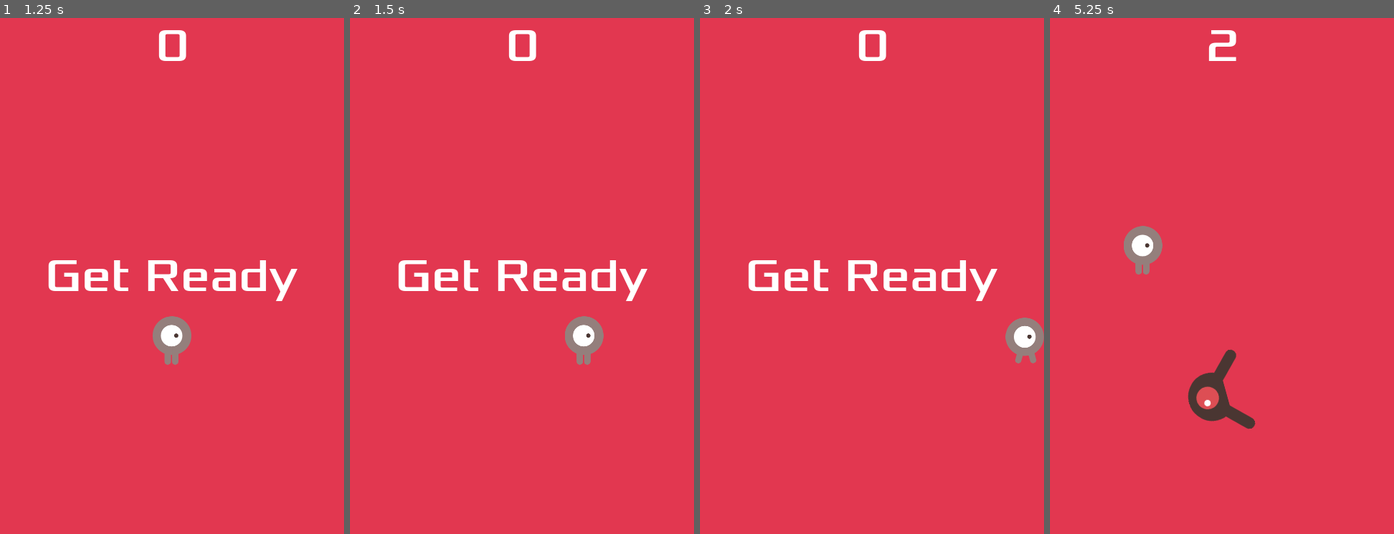
Above: before the commit, frames 1-4 (left to right).
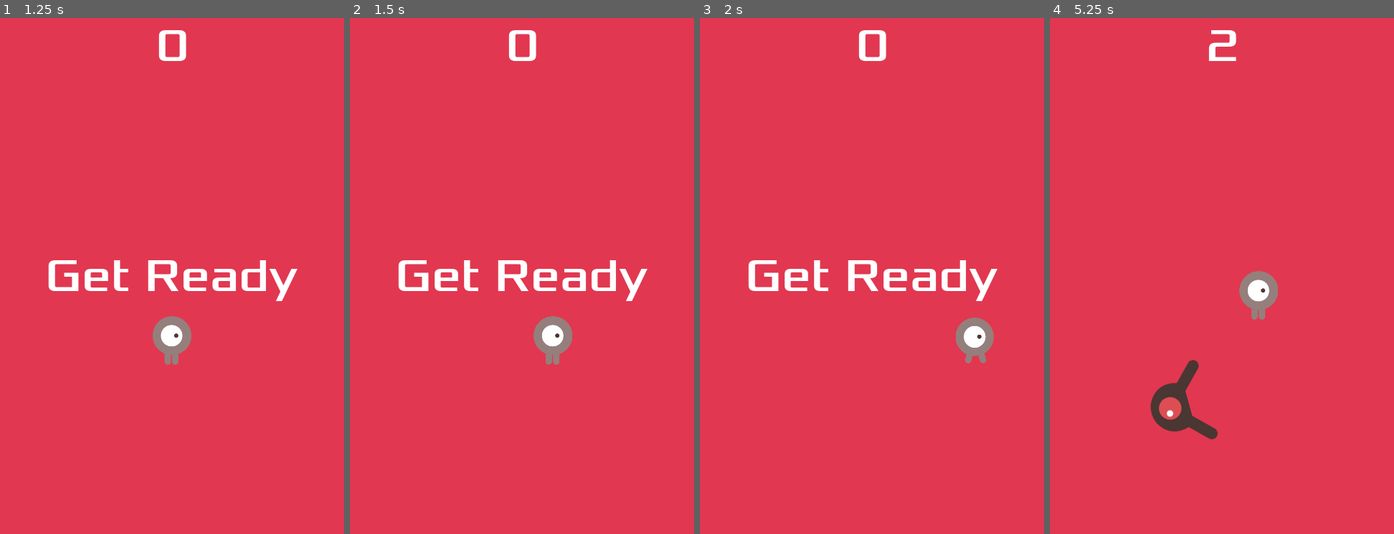
Above: after the commit, the same moments.

Repository: SantiagoLocatelli/creeps-game
Game: Godot game, scene res://main.tscn
The game is run twice, just before and just after one commit, with the same random seed, the same clock (stepped at 60 frames per second) and the same inputs.
Inputs (mouse positions are in pixels of both pictures, inside the frame that each line leads up to):
- Up to frame 1 (1.25 s): click "Start" at 0.5 s
- Up to frame 2 (1.5 s): tap Enter at 1.25 s; move the mouse to (597, 250) at 1.27 s; hold Right (move_right) from 1.28 s (still down); click (597, 250) at 1.42 s
- Up to frame 3 (2 s): keep holding Right (move_right)
- Up to frame 4 (5.25 s): release Right (move_right) at 2 s; drag from (1153, 301) to (1373, 337) at 2.02 s; move the mouse to (1256, 162) at 2.77 s; hold Right (move_right) 2.78-3.5 s; drag from (1204, 379) to (1118, 198) at 3.52 s; move the mouse to (1325, 353) at 4.27 s; hold Left (move_left) 4.28-5 s; drag from (1118, 198) to (1170, 147) at 5.02 s

Frame 1 is identical in both runs. In frame 2, 1.3% of the frame differs, in the area x 53-74%, y 57-68%; in frame 3, 1.4%; in frame 4, 3.7%, in the area x 21-67%, y 40-82%.

Commit message:
config file

Diff:
--- /dev/null
+++ b/docs/config.cfg
@@ -0,0 +1,6 @@
+[player]
+speed = 200
+
+[creeps]
+min_speed = 200
+max_speed = 300
--- a/main.gd
+++ b/main.gd
@@ -4,6 +4,19 @@
 var score
 var is_player_alive = true
 
+
+var min_speed = 200
+var max_speed = 300
+
+func _ready():
+	var config = ConfigFile.new()
+	var err = config.load("res://docs/config.cfg")
+	if err == OK:
+		min_speed = config.get_value("creeps", "min_speed", min_speed)
+		max_speed = config.get_value("creeps", "max_speed", max_speed)
+		print("Creep velocidad mínima:", min_speed, ", máxima:", max_speed)
+	else:
+		print("No se pudo cargar config.cfg, usando velocidades por defecto.")
 
 func game_over():
 	$ScoreTimer.stop()
@@ -42,7 +55,7 @@
 	mob.rotation = direction
 
 	# Choose the velocity for the mob.
-	var velocity = Vector2(randf_range(150.0, 250.0), 0.0)
+	var velocity = Vector2(randf_range(min_speed, max_speed), 0.0)
 	mob.linear_velocity = velocity.rotated(direction)
 
 	# Spawn the mob by adding it to the Main scene.
--- a/player.gd
+++ b/player.gd
@@ -1,7 +1,7 @@
 extends Area2D
 signal hit
 
-@export var speed = 400 # How fast the player will move (pixels/sec).
+@export var speed = 200 # How fast the player will move (pixels/sec).
 var screen_size # Size of the game window.
 var velocity := Vector2.ZERO
 var swipe_threshold := 0
@@ -12,6 +12,14 @@
 	Input.set_use_accumulated_input(false)
 	hide()
 
+	var config = ConfigFile.new()
+	var err = config.load("res://docs/config.cfg")
+	if err == OK:
+		speed = config.get_value("player", "speed", speed)
+		print("Velocidad cargada:", speed)
+	else:
+		print("No se pudo cargar config.cfg, usando valor por defecto.")
+
 func _physics_process(delta):
 	position += velocity * delta
 	var sprite_size = get_current_sprite_size($AnimatedSprite2D) * $AnimatedSprite2D.scale
@@ -19,10 +27,7 @@
 	position = position.clamp(limits["min"], limits["max"])
 
 func _unhandled_input(event):
-	print("_unhandled_input")
-	print("event", event)
 	if event is InputEventScreenDrag:
-		print("InputEventScreenDrag")
 		if event.relative.length() > swipe_threshold:
 			velocity = event.relative.normalized() * speed
 
